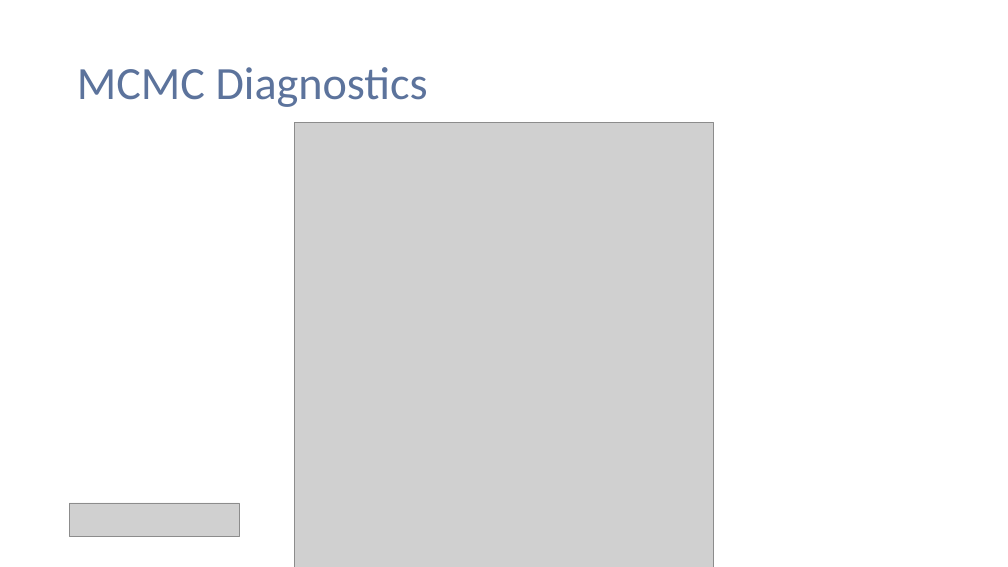
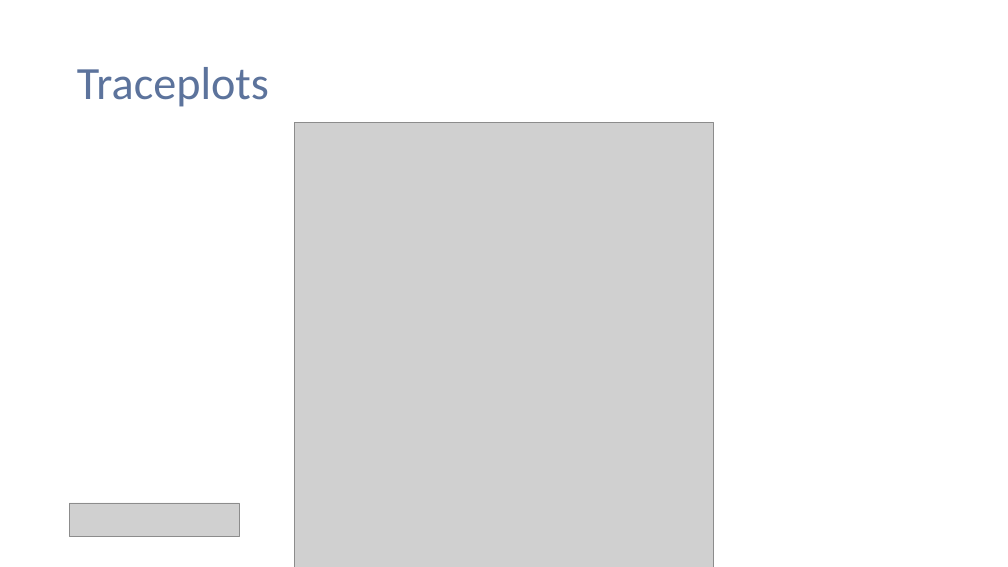
Before and after one commit to PaulNitschke/MCMC-Workshop---Stads, a slide deck: slide 27 of Präsentation_MonteCarlo.pptx. Drawn at 1008x567 pixels with LibreOffice and Linux fonts; fonts in the diff are those of the drawing; grey boxes stand for pictures. Boxes give left, top, right and bottom in pixels: in the first picture for what was removed or moved away, otherwise in the second. Text is boxed around its words. In the diff, an @@ line names an element or a change of style, - is before the commit and + after.

```diff
--- a/Präsentation_MonteCarlo.pptx
+++ b/Präsentation_MonteCarlo.pptx
@@ title at [77,67,269,107]: text changed @@
-MCMC Diagnostics
+Traceplots
```
Also in this commit, not shown: 2 other slides changed, 1 other file.
